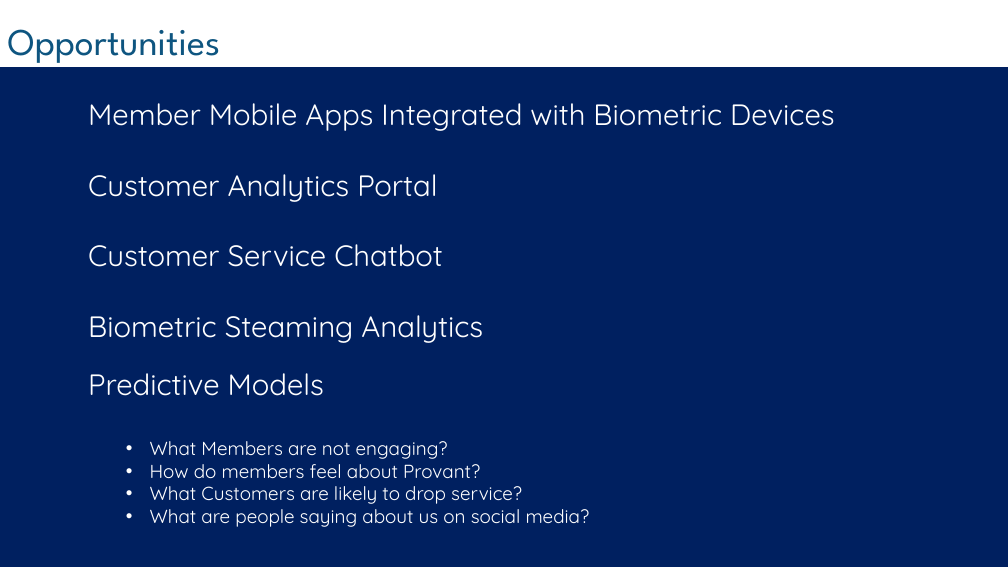
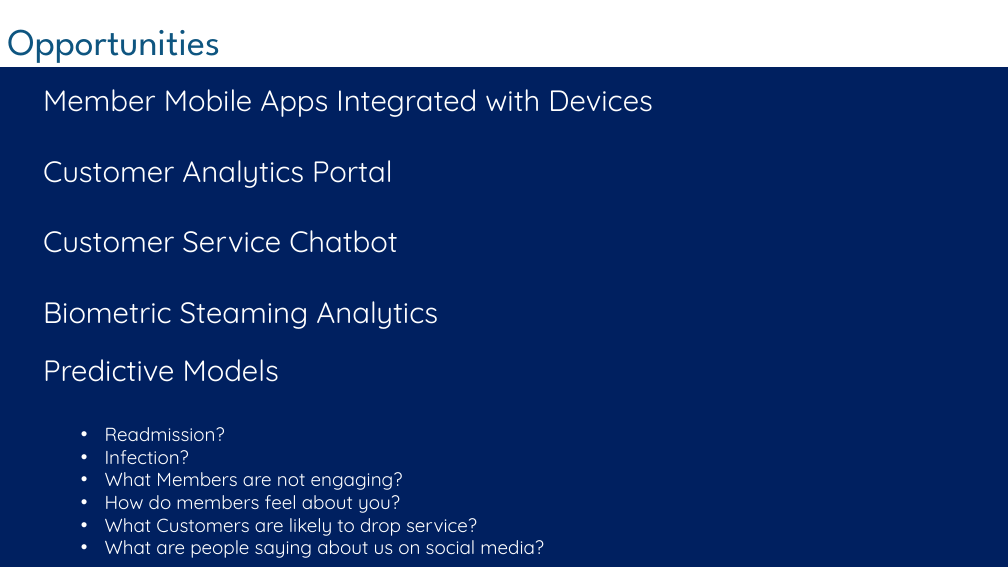
Before and after one commit to bcafferky/shared, a slide deck: slide 8 of AzureDSOverview/AzureDSOverview.pptx (slide 7 before the commit). Drawn at 1008x567 pixels with LibreOffice and Linux fonts; fonts in the diff are those of the drawing; background and template pictures are left out. Boxes give left, top, right and bottom in pixels: in the first picture for what was removed or moved away, otherwise in the second. Text is boxed around its words. In the diff, an @@ line names an element or a change of style, - is before the commit and + after.

```diff
--- a/AzureDSOverview/AzureDSOverview.pptx
+++ b/AzureDSOverview/AzureDSOverview.pptx
@@ text "Member Mobile Apps Integrated with ...": place and size @@
-text "Member Mobile Apps Integrated with ..." at [88,103,835,527]
+text "Member Mobile Apps Integrated with ..." at [43,89,653,558]
@@ text at [43,89,653,117]: text changed @@
-Member Mobile Apps Integrated with Biometric Devices
+Member Mobile Apps Integrated with Devices
@@ text at [105,427,225,464]: paragraphs added @@
+  • Readmission?
+  • Infection?
@@ text at [105,489,400,513]: text changed @@
-  • How do members feel about Provant?
+  • How do members feel about you?
```
Also in this commit, not shown: 5 other slides changed, 1 slide added, 5 other files.
